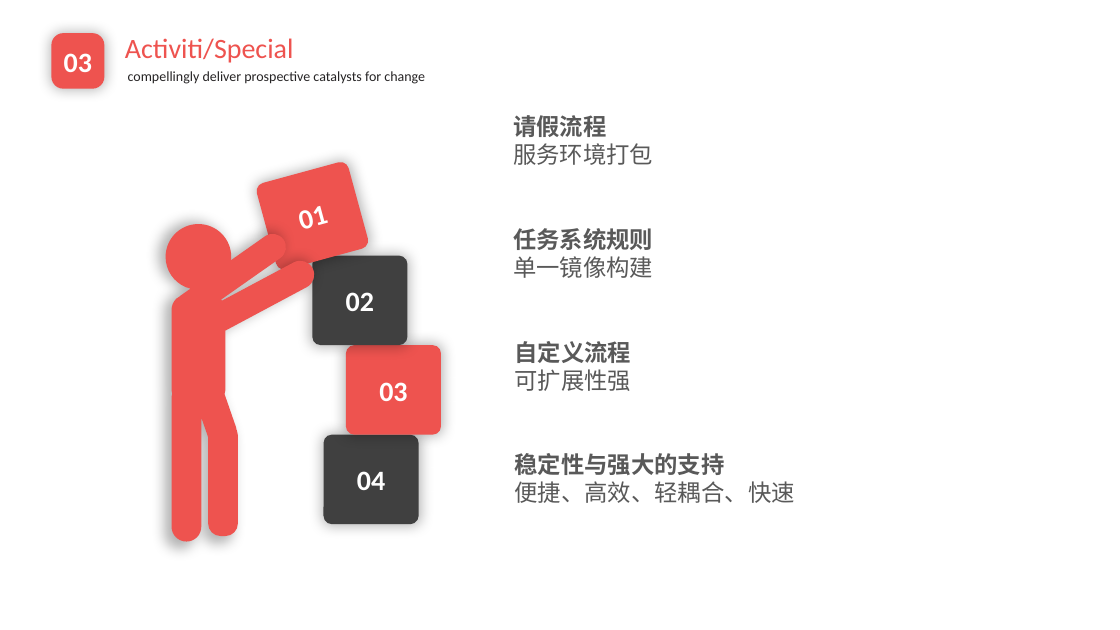
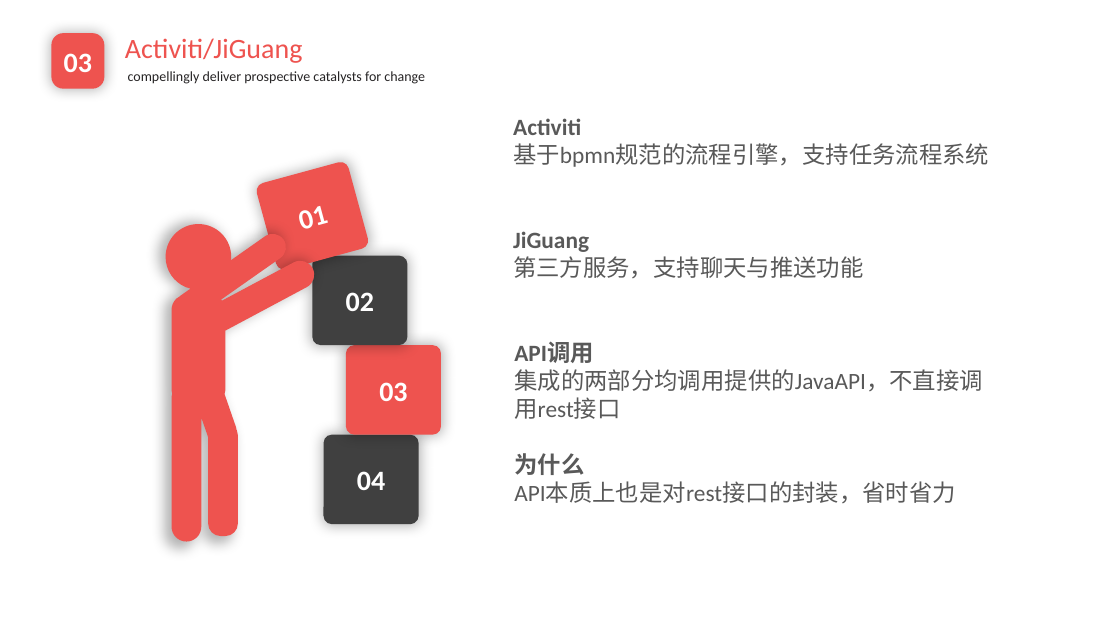
Before and after one commit to EnInternalChat/se2017, a slide deck: slide 14 of doc/个人汇报-陈潢.pptx (slide 13 before the commit). Drawn at 1120x630 pixels with LibreOffice and Linux fonts; fonts in the diff are those of the drawing; background and template pictures are left out. Boxes give left, top, right and bottom in pixels: in the first picture for what was removed or moved away, otherwise in the second. Text is boxed around its words. In the diff, an @@ line names an element or a change of style, - is before the commit and + after.

```diff
--- a/doc/个人汇报-陈潢.pptx
+++ b/doc/个人汇报-陈潢.pptx
@@ text at [125, 38, 303, 63]: text changed @@
-Activiti/Special
+Activiti/JiGuang
@@ text at [513, 118, 989, 167]: text changed @@
-请假流程
-服务环境打包
+Activiti
+基于bpmn规范的流程引擎，支持任务流程系统
@@ text at [513, 231, 864, 278]: text changed; bold off @@
-任务系统规则
-单一镜像构建
+JiGuang
+第三方服务，支持聊天与推送功能
@@ text at [514, 341, 983, 419]: text changed; bold off @@
-自定义流程
-可扩展性强
+API调用
+集成的两部分均调用提供的JavaAPI，不直接调用rest接口
@@ text at [514, 453, 956, 503]: text changed @@
-稳定性与强大的支持
-便捷、高效、轻耦合、快速
+为什么
+API本质上也是对rest接口的封装，省时省力
```
Also in this commit, not shown: 9 other slides changed, 3 slides added, 36 slides removed, 1 other file.
